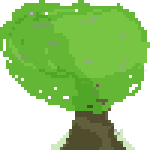
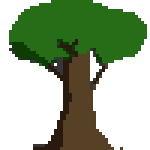
Two versions of the same layered image (150x150). Layer-by-layer changes:
renamed "Layer 2" to "shading", opacity 31% → 79%, painted on it over (x1=9, y1=12, x2=135, y2=150)
"Layer 1": opacity 79% → 100%, blend saturation → normal, painted on it over (x1=9, y1=0, x2=147, y2=96)
removed layer "Leaves" over (x1=9, y1=0, x2=150, y2=102)
painted on "Trunk" over (x1=0, y1=21, x2=144, y2=150)
